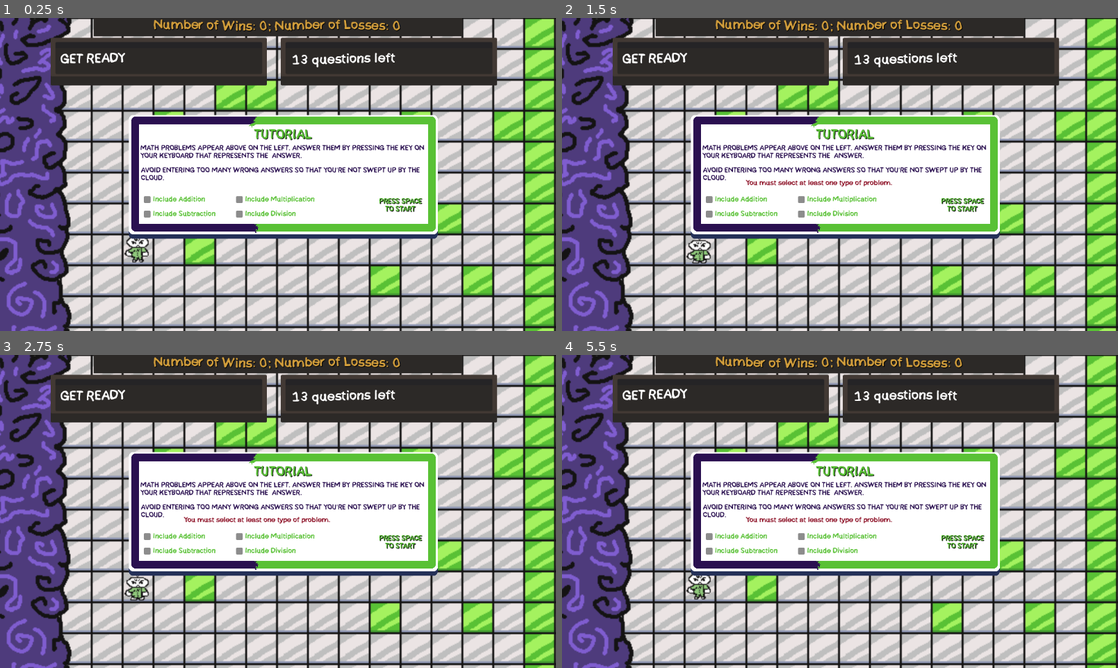
Above: before the commit, frames 1-4 (two rows, left to right).
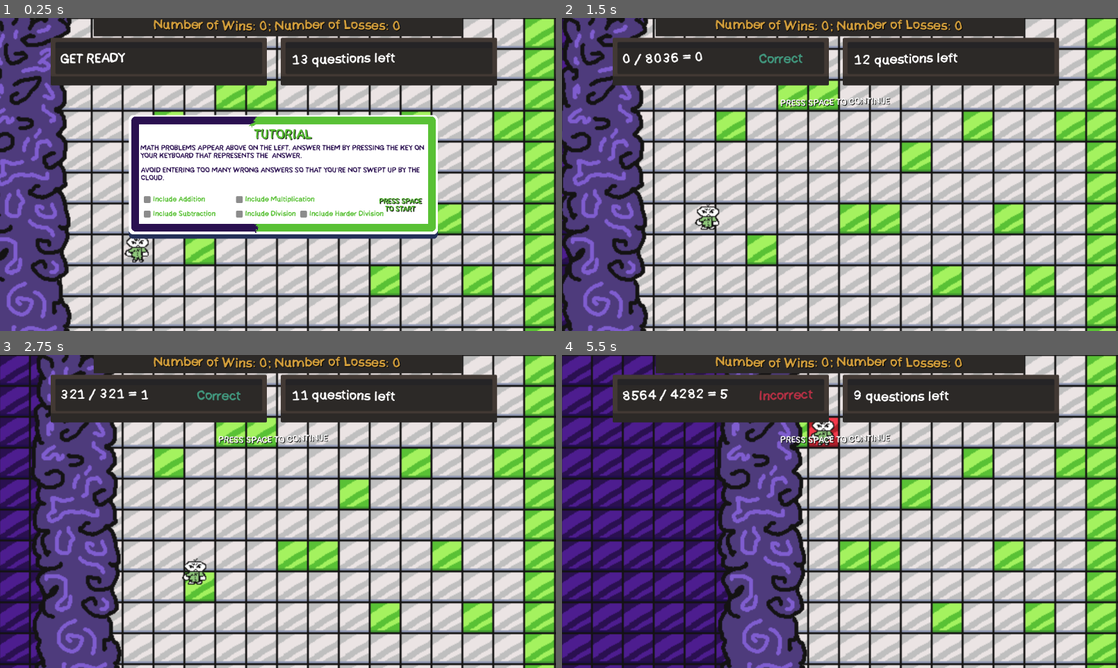
Above: after the commit, the same moments.

Repository: MxInput/Key-Running
Game: Godot game, scene res://nodes/game.tscn
The game is run twice, just before and just after one commit, with the same random seed, the same clock (stepped at 60 frames per second) and the same inputs.
Inputs (mouse positions are in pixels of both pictures, inside the frame that each line leads up to):
- Up to frame 1 (0.25 s): no input
- Up to frame 2 (1.5 s): click (901, 215) at 0.5 s, where only the run after the commit has a clickable "Include Harder Division"; tap Space (Space) at 1.25 s; move the mouse to (962, 158) at 1.27 s; hold Right from 1.28 s (still down); hold 0 (0) from 1.28 s (still down); click (962, 158) at 1.42 s
- Up to frame 3 (2.75 s): tap 1 (1) at 1.55, 2.1 s; tap Space (Space) at 2 s; move the mouse to (166, 527) at 2.02 s; release Right at 2.03 s; release 0 (0) at 2.03 s; hold Down from 2.03 s (still down); tap 2 (2) at 2.3 s
- Up to frame 4 (5.5 s): tap Space (Space) every 0.75 s from 2.75 to 5 s; move the mouse to (895, 442) at 2.77 s; release Down at 2.78 s; hold Right 2.78-3.53 s; hold 2 (2) 2.78-3.53 s; tap 3 (3) at 3.05, 3.6 s; move the mouse to (812, 574) at 3.52 s; hold Up 3.53-4.28 s; click (812, 574) at 3.67 s; tap 4 (4) at 3.8 s; move the mouse to (1006, 558) at 4.27 s; hold 4 (4) 4.28-5.03 s; hold Left from 4.28 s (still down); tap 5 (5) at 4.55, 5.1 s; move the mouse to (673, 464) at 5.02 s; tap 6 (6) at 5.3 s

The runs differ from the first frame. In frame 1, 0.2% of the frame differs, in the area x 54-69%, y 61-64%; in frame 2, 31%; in frame 3, 39%; in frame 4, 50%, in the area x 0-79%, y 0-100%.

Commit message:
able to select harder division

Diff:
--- a/nodes/game.tscn
+++ b/nodes/game.tscn
@@ -160,7 +160,6 @@
 vertical_alignment = 1
 
 [node name="Tutorial" type="TextureRect" parent="CanvasLayer" unique_id=699105077]
-visible = false
 offset_left = 267.0
 offset_top = 201.0
 offset_right = 907.0
@@ -223,6 +222,20 @@
 theme_override_fonts/font = ExtResource("4_dv0a3")
 text = "Include Division"
 
+[node name="HarderDivision" type="CheckBox" parent="CanvasLayer/Tutorial" unique_id=693574250]
+layout_mode = 0
+offset_left = 350.0
+offset_top = 190.0
+offset_right = 530.0
+offset_bottom = 221.0
+theme_override_colors/font_color = Color(0.34901962, 0.75686276, 0.20784314, 1)
+theme_override_colors/font_focus_color = Color(0.4631911, 0.9781614, 0.28653613, 1)
+theme_override_colors/font_pressed_color = Color(0.34901962, 0.75686276, 0.20784314, 1)
+theme_override_colors/font_hover_color = Color(0.4631911, 0.9781614, 0.28653613, 1)
+theme_override_colors/font_hover_pressed_color = Color(0.4631911, 0.9781614, 0.28653613, 1)
+theme_override_fonts/font = ExtResource("4_dv0a3")
+text = "Include Harder Division"
+
 [node name="Title" type="RichTextLabel" parent="CanvasLayer/Tutorial" unique_id=1955570957]
 layout_mode = 0
 offset_left = 82.0
@@ -343,6 +356,20 @@
 theme_override_colors/font_hover_pressed_color = Color(0.34901962, 0.75686276, 0.20784314, 1)
 theme_override_fonts/font = ExtResource("4_dv0a3")
 text = "Include Division"
+
+[node name="HarderDivision" type="CheckBox" parent="CanvasLayer/Options" unique_id=1551516094]
+layout_mode = 0
+offset_left = 160.0
+offset_top = 190.0
+offset_right = 340.0
+offset_bottom = 221.0
+theme_override_colors/font_color = Color(0.34901962, 0.75686276, 0.20784314, 1)
+theme_override_colors/font_focus_color = Color(0.34901962, 0.75686276, 0.20784314, 1)
+theme_override_colors/font_pressed_color = Color(0.34901962, 0.75686276, 0.20784314, 1)
+theme_override_colors/font_hover_color = Color(0.34901962, 0.75686276, 0.20784314, 1)
+theme_override_colors/font_hover_pressed_color = Color(0.34901962, 0.75686276, 0.20784314, 1)
+theme_override_fonts/font = ExtResource("4_dv0a3")
+text = "Use Harder Division Problems"
 
 [node name="Title" type="RichTextLabel" parent="CanvasLayer/Options" unique_id=1443604558]
 layout_mode = 0
--- a/scripts/generate_problem.gd
+++ b/scripts/generate_problem.gd
@@ -16,6 +16,7 @@
 var include_min := false;
 var include_mul := false;
 var include_div := false;
+var include_harder_div := false;
 
 var dead = false;
 
@@ -206,9 +207,10 @@
 				include_add = options_screen.find_child("Addition").is_pressed();
 				include_min = options_screen.find_child("Subtraction").is_pressed();
 				include_div = options_screen.find_child("Division").is_pressed();
+				include_harder_div = tutorial_screen.find_child("HarderDivision").is_pressed();
 				include_mul = options_screen.find_child("Multiplication").is_pressed();
 
-				if (include_add || include_min || include_div || include_mul):
+				if (include_add || include_min || include_div || include_mul || include_harder_div):
 					selected_options = true;
 					options_screen.visible = false;
 
@@ -217,6 +219,9 @@
 
 					if (include_div):
 						selected_problems.push_back(3);
+
+					if (include_harder_div):
+						selected_problems.push_back(4);
 
 					if (include_min):
 						selected_problems.push_back(0);
@@ -230,9 +235,10 @@
 			include_add = tutorial_screen.find_child("Addition").is_pressed();
 			include_min = tutorial_screen.find_child("Subtraction").is_pressed();
 			include_div = tutorial_screen.find_child("Division").is_pressed();
+			include_harder_div = tutorial_screen.find_child("HarderDivision").is_pressed();
 			include_mul = tutorial_screen.find_child("Multiplication").is_pressed();
 
-			if (include_add || include_min || include_div || include_mul):
+			if (include_add || include_min || include_div || include_mul || include_harder_div):
 				TutorialStatus.tutorial = true;
 				tutorial_screen.visible = false;
 
@@ -243,6 +249,9 @@
 
 				if (include_div):
 					selected_problems.push_back(3);
+
+				if (include_harder_div):
+					selected_problems.push_back(4);
 
 				if (include_min):
 					selected_problems.push_back(0);
@@ -290,6 +299,9 @@
 			3:
 				generated_nums = get_basic_div();
 				problem_text.text = "[wave]" + str(generated_nums[1]) + " / " + str(generated_nums[2]);
+			4:
+				generated_nums = get_longer_div();
+				problem_text.text = "[wave]" + str(generated_nums[1]) + " / " + str(generated_nums[2]);
 
 		current_answer = generated_nums[0];
 		generated = true;
